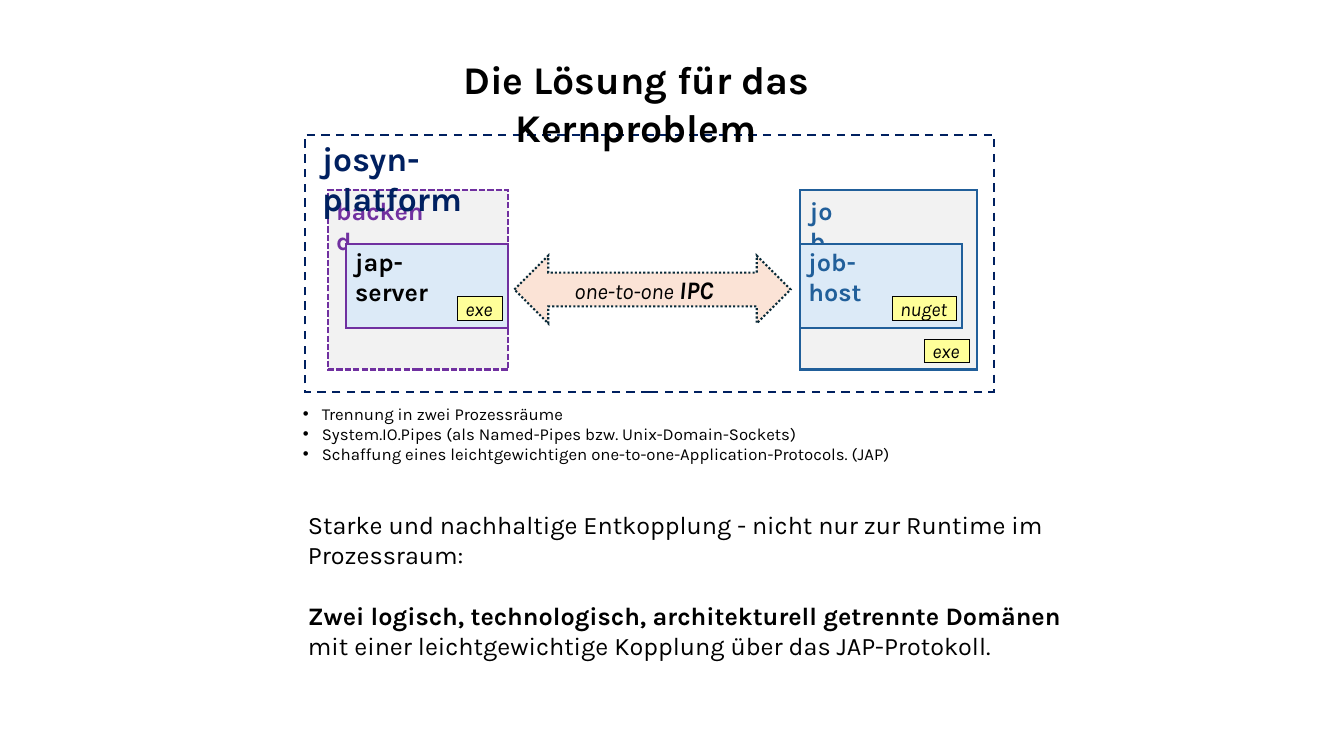
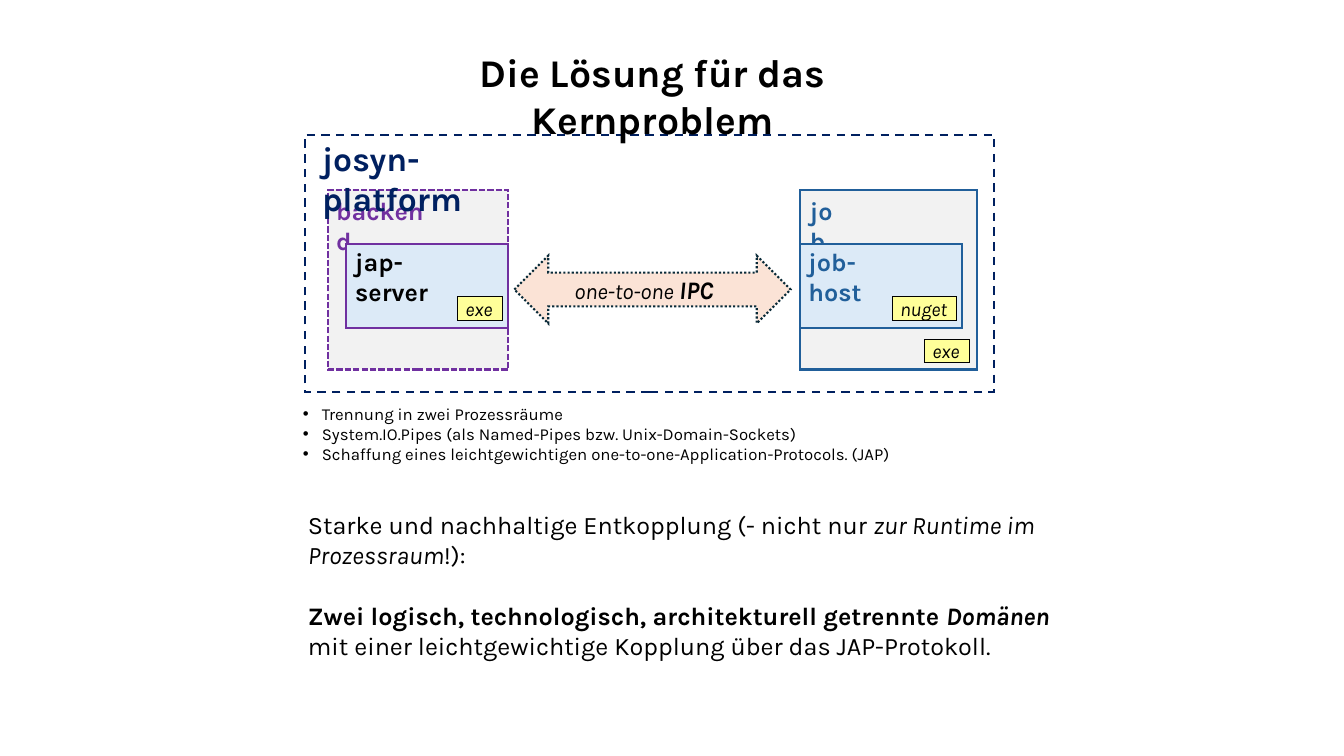
Before and after one commit to ckluth/josyn-platform, a slide deck: slide 7 of josyn-intro.pptx (slide 3 before the commit). Drawn at 1344x756 pixels with LibreOffice and Linux fonts; fonts in the diff are those of the drawing. Boxes give left, top, right and bottom in pixels: in the first picture for what was removed or moved away, otherwise in the second. Text is boxed around its words. In the diff, an @@ line names an element or a change of style, - is before the commit and + after.

```diff
--- a/josyn-intro.pptx
+++ b/josyn-intro.pptx
@@ text "Die Lösung für das Kernproblem" moved from (x1=463, y1=66, x2=809, y2=152) to (x1=480, y1=59, x2=826, y2=144) @@
@@ text at (x1=308, y1=516, x2=1035, y2=567): text changed @@
-Starke und nachhaltige Entkopplung - nicht nur zur Runtime im Prozessraum:
+Starke und nachhaltige Entkopplung (- nicht nur zur Runtime im Prozessraum!):
@@ text at (x1=308, y1=606, x2=1049, y2=631): italic on in "Domänen" @@
```
Also in this commit, not shown: 3 other slides changed, 4 slides added, 2 slides removed.
